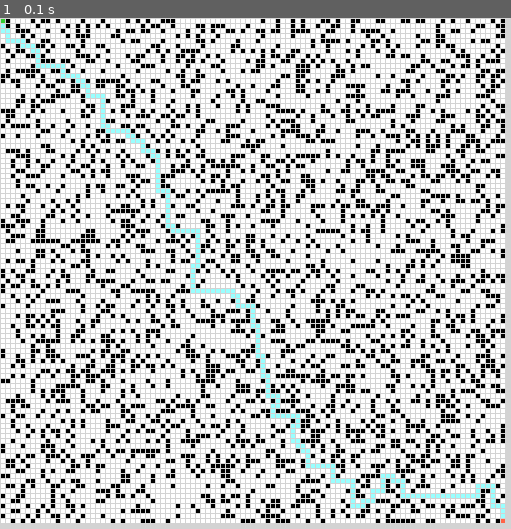
Above: before the commit, frame 1.
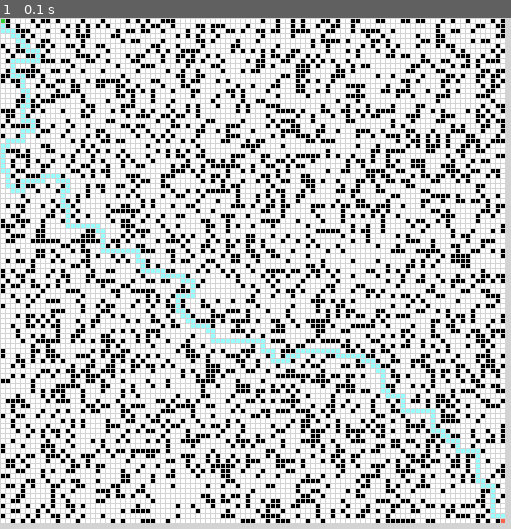
Above: after the commit, the same moment.

Repository: sandhya-veludandi/fast-trajectory-planning
Game: pygame game, started from maze.py
Two runs of this game, one before a commit and one after it. Both use one fixed random seed, a clock stepped at 60 frames per second and the inputs below.
Inputs:
- Up to frame 1 (0.1 s): no input

The runs differ from the first frame. In frame 1, 2.5% of the frame differs, in the area x 0-99%, y 2-98%.

Commit message:
backwards a*

Diff:
--- a/maze.py
+++ b/maze.py
@@ -246,7 +246,10 @@
     start = (0,0)
     end = (100,100)
 
-    path = asearch(grid, start, end)
+    # forward a*
+    # path = asearch(grid, start, end)
+    # backwards a*
+    path = asearch(grid, end, start)
 
     grid[0][0] = 2
     grid[100][100] = 3
